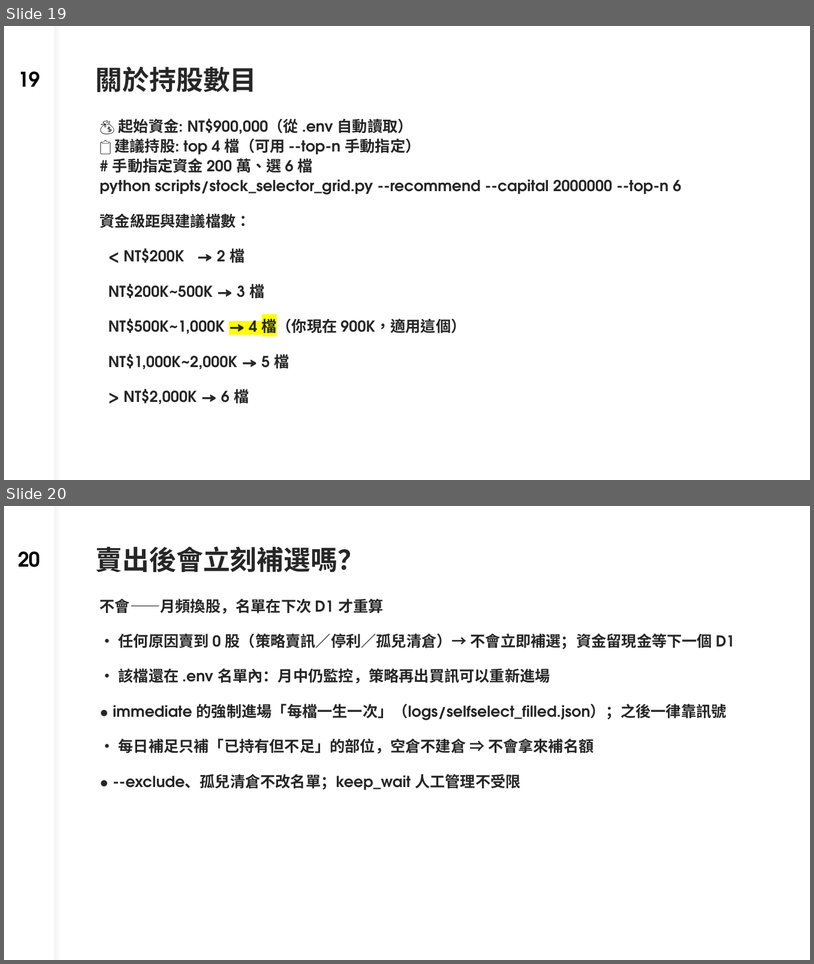
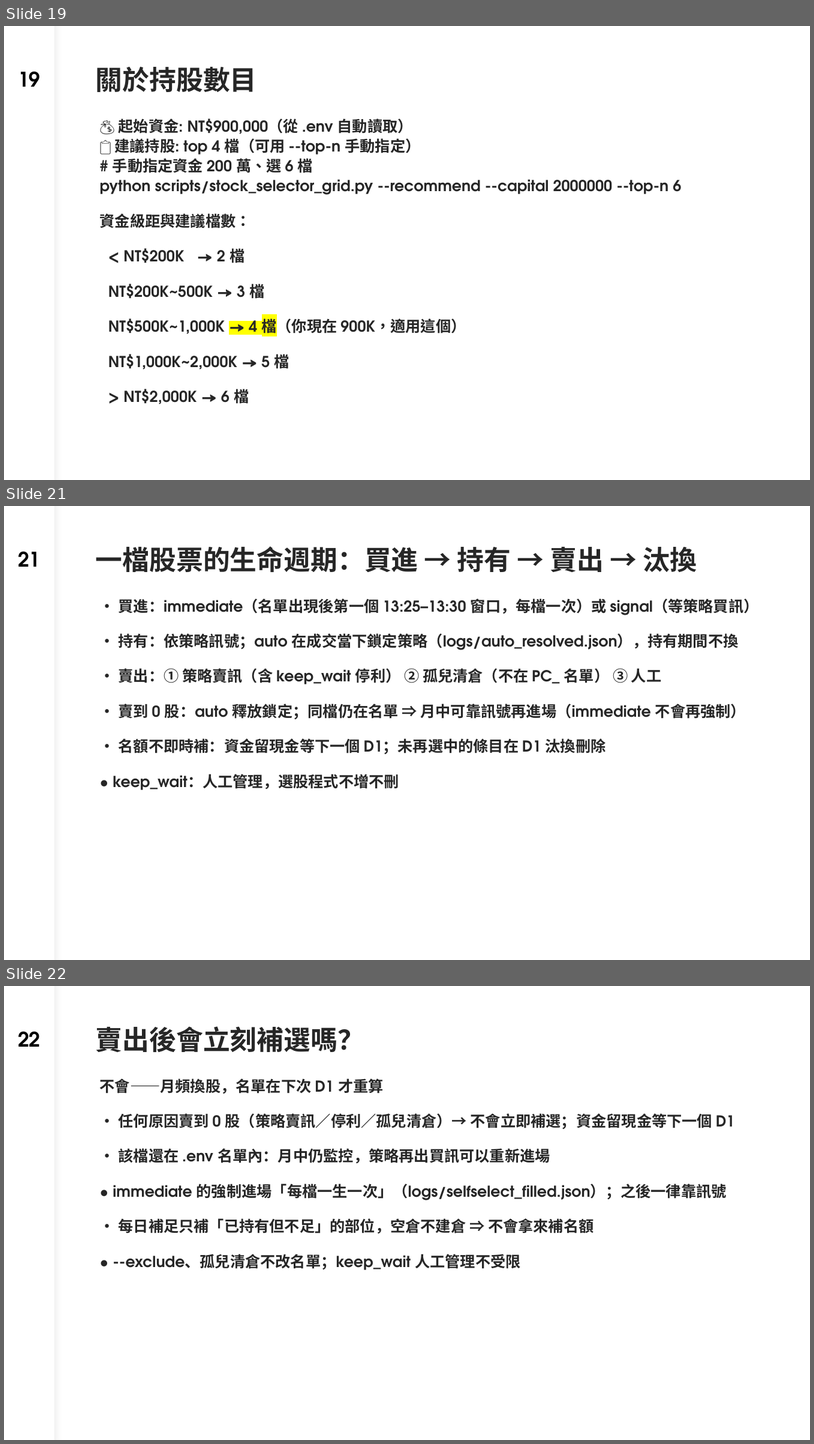
Before and after one commit to dinchentech/tw-selfselect, a slide deck: plans/ppt/TW-SELFSELECT台股買賣自動化系統-W6-講稿版.pptx. Shown one above the other, each under a label of ours: slides 19 and 20 before the commit, slides 19, 21 and 22 after it; the slides between them are not shown. The pictures are 814x964 and 814x1444 pixels, drawn with LibreOffice and Linux fonts; fonts in the diff are those of the drawing. Boxes give left, top, right and bottom in pixels: in the first picture for what was removed or moved away, otherwise in the second. Text is boxed around its words. In the diff, an @@ line names an element or a change of style, - is before the commit and + after.

Commit message:
補充「第一次執行→每月自動→買進賣出」完整說明（使用手冊＋W6 兩頁）
使用手冊：
- 新增 §3-0 第一次執行（部署 → 容器內首次選股 --no-sync/--allow-stale-holdings → 驗證）
- 新增 §5-1 買進（immediate/signal、價格口徑、max_entry_price 只對 keep_wait、會被擋的閘門）
- 新增 §5-2 賣出（策略賣訊/孤兒清倉/人工、賣到 0 股釋放 auto、名額不即時補、keep_wait 人工管理）

PPT（W6，新增 20、21 頁）：
- 「從第一次執行到每月自動（完整流程）」：部署→首次選股→第一筆買進→每月自動→失敗補跑→驗證
- 「一檔股票的生命週期：買進→持有→賣出→汰換」
- W6 21→23 頁；README 頁數同步

```diff
--- a/plans/ppt/TW-SELFSELECT台股買賣自動化系統-W6-講稿版.pptx
+++ b/plans/ppt/TW-SELFSELECT台股買賣自動化系統-W6-講稿版.pptx
@@ slide 21 added at box(4, 506, 810, 960), background #FFFFFF; not listed: 1 template element that a slide beside it also shows @@
@@ page number added at box(18, 551, 41, 567), 24 pt, text #000000, bold @@
+21
@@ title added at box(96, 546, 697, 572), 32 pt, text #262626, bold @@
+一檔股票的生命週期：買進 → 持有 → 賣出 → 汰換
@@ text added at box(113, 598, 759, 790), 18 pt, text #262626, bold @@
+• 買進：immediate（名單出現後第一個 13:25–13:30 窗口，每檔一次）或 signal（等策略買訊）
+• 持有：依策略訊號；auto 在成交當下鎖定策略（logs/auto_resolved.json），持有期間不換
+• 賣出：① 策略賣訊（含 keep_wait 停利） ② 孤兒清倉（不在 PC_ 名單） ③ 人工
+• 賣到 0 股：auto 釋放鎖定；同檔仍在名單 ⇒ 月中可靠訊號再進場（immediate 不會再強制）
+• 名額不即時補：資金留現金等下一個 D1；未再選中的條目在 D1 汰換刪除
+• keep_wait：人工管理，選股程式不增不刪
@@ what was slide 20 is now slide 22 @@
@@ page number at box(18, 1031, 41, 1047): text changed @@
-20
+22
```
Also in this commit, not shown: 1 other slide added, 2 other files.
